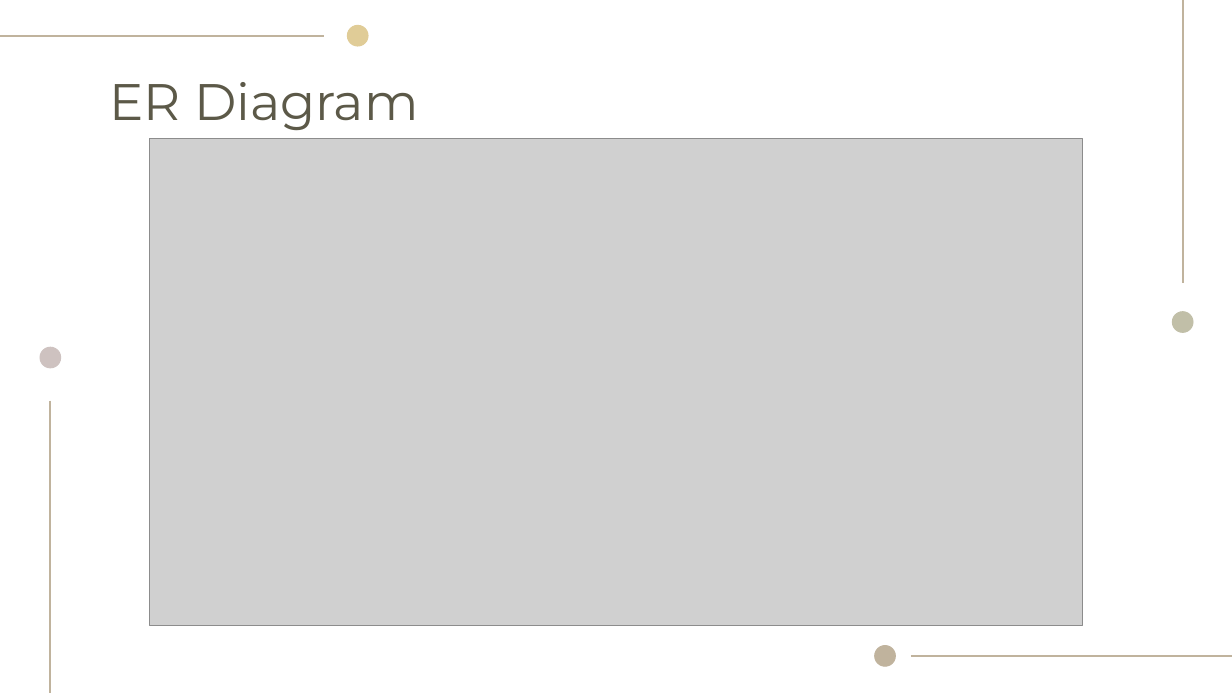
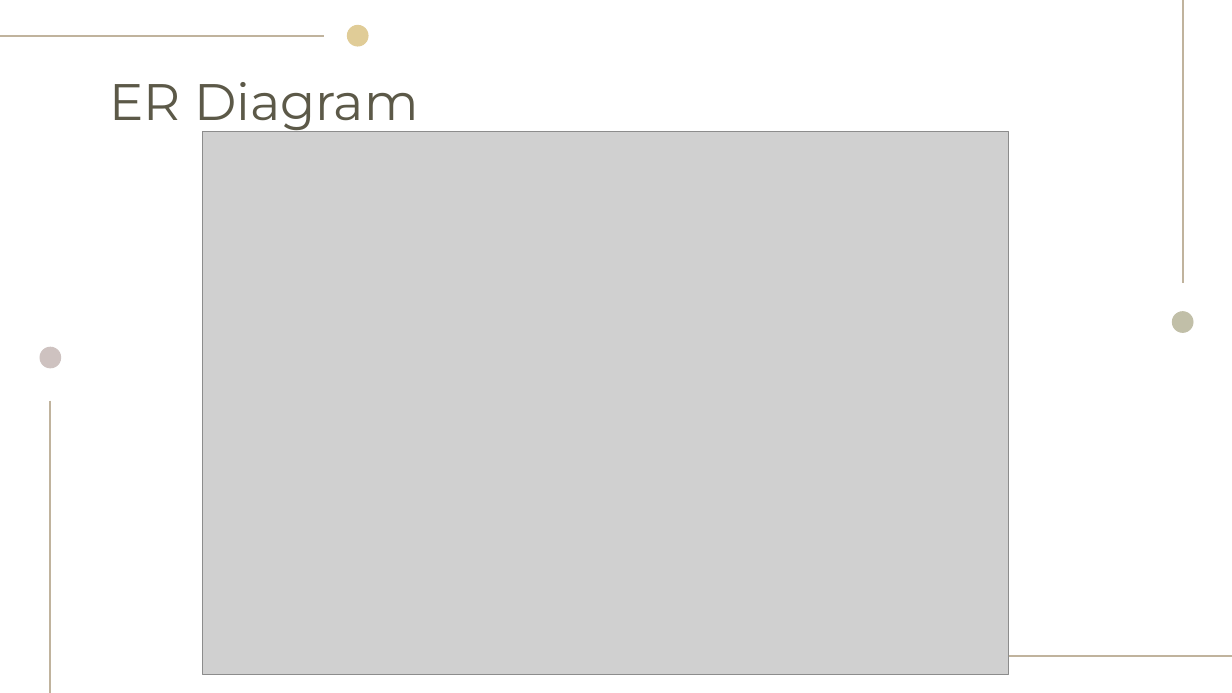
Before and after one commit to datasheng/csc336-teamproject-repo-five-guys, a slide deck: slide 11 of Five Guys project presentation template.pptx. Drawn at 1232x693 pixels with LibreOffice and Linux fonts; fonts in the diff are those of the drawing; grey boxes stand for pictures. Boxes give left, top, right and bottom in pixels: in the first picture for what was removed or moved away, otherwise in the second. Text is boxed around its words. In the diff, an @@ line names an element or a change of style, - is before the commit and + after.

```diff
--- a/Five Guys project presentation template.pptx
+++ b/Five Guys project presentation template.pptx
@@ picture: place and size @@
-picture at <box>150,139,1082,626</box>
+picture at <box>202,131,1008,675</box>
@@ ellipse removed at <box>875,646,896,666</box> @@
```
Also in this commit, not shown: 4 other slides changed.
